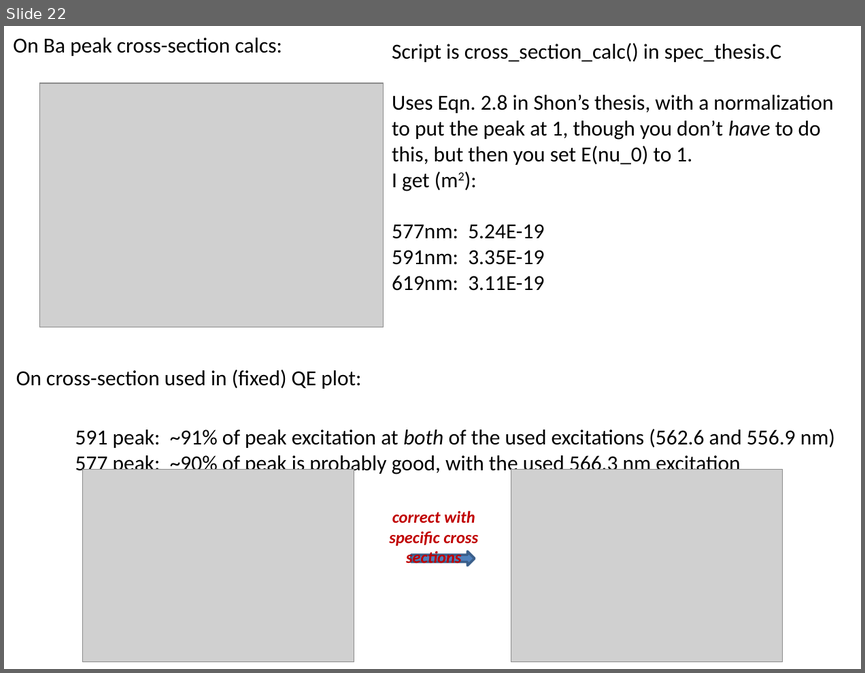
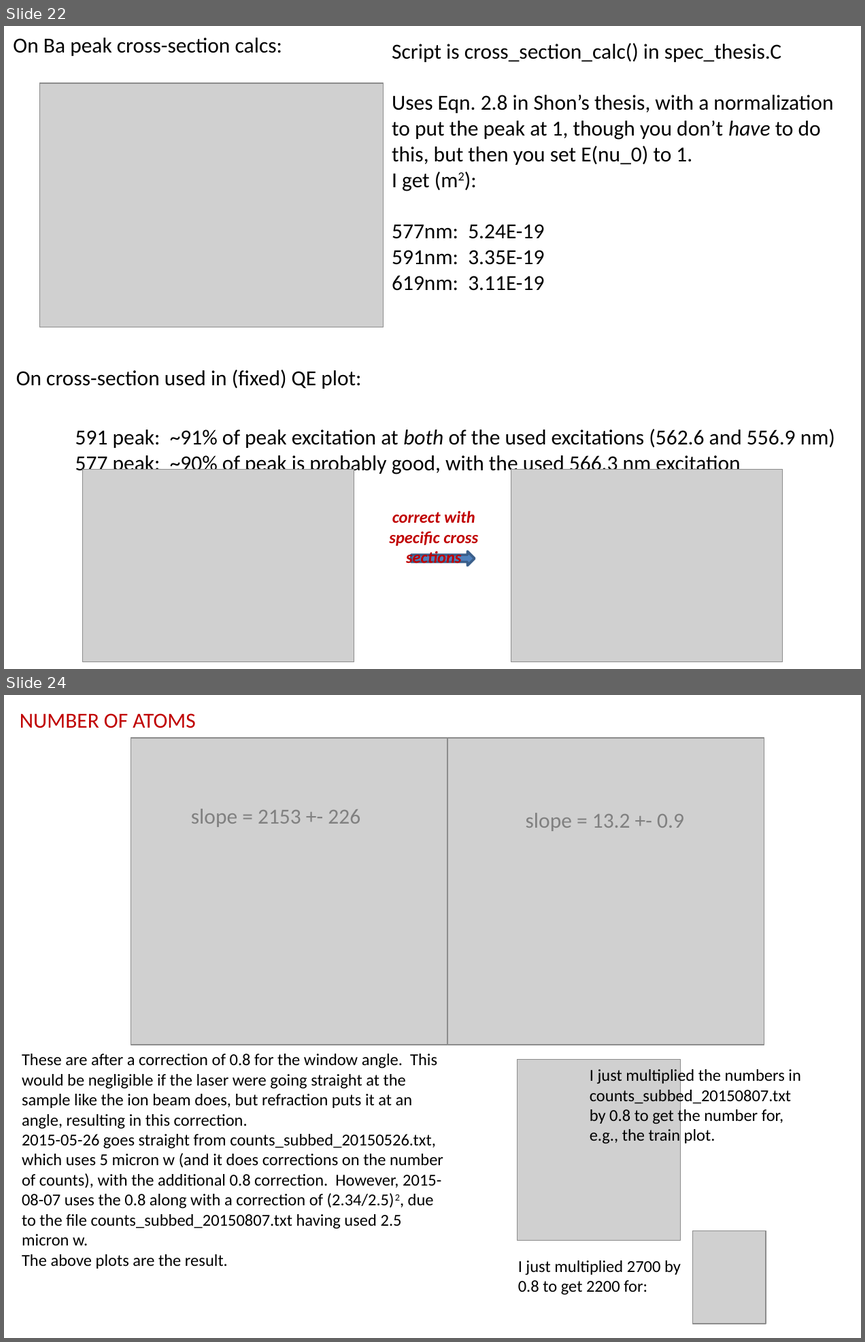
Before and after one commit to Waltmon/timthesis, a slide deck: thought_process.pptx. Shown one above the other, each under a label of ours: slide 22 before the commit, slides 22 and 24 after it; the slides between them are not shown. The pictures are 865x673 and 865x1342 pixels, drawn with LibreOffice and Linux fonts; fonts in the diff are those of the drawing; grey boxes stand for pictures. Boxes give left, top, right and bottom in pixels: in the first picture for what was removed or moved away, otherwise in the second. Text is boxed around its words. In the diff, an @@ line names an element or a change of style, - is before the commit and + after.

```diff
--- a/thought_process.pptx
+++ b/thought_process.pptx
@@ slide 24 added at (x1=4, y1=695, x2=861, y2=1338), background #FFFFFF @@
@@ text added at (x1=20, y1=713, x2=195, y2=728), 18 pt, text #C00000 @@
+NUMBER OF ATOMS
@@ picture added at (x1=130, y1=738, x2=447, y2=1045) @@
@@ picture added at (x1=448, y1=738, x2=764, y2=1045) @@
@@ text added at (x1=191, y1=809, x2=360, y2=827), 18 pt, text #808080 @@
+slope = 2153 +- 226
@@ text added at (x1=526, y1=813, x2=684, y2=831), 18 pt, text #808080 @@
+slope = 13.2 +- 0.9
@@ text added at (x1=22, y1=1053, x2=443, y2=1268), 14 pt, text #000000 @@
+These are after a correction of 0.8 for the window angle. This would be negligible if the laser were going straight at the sample like the ion beam does, but refraction puts it at an angle, resulting in this correction.
+2015-05-26 goes straight from counts_subbed_20150526.txt, which uses 5 micron w (and it does corrections on the number of counts), with the additional 0.8 correction. However, 2015-08-07 uses the 0.8 along with a correction of (2.34/2.5)2, due to the file counts_subbed_20150807.txt having used 2.5 micron w.
+The above plots are the result.
@@ picture added at (x1=517, y1=1059, x2=681, y2=1240) @@
@@ text added at (x1=589, y1=1067, x2=801, y2=1145), 14 pt, text #000000 @@
+I just multiplied the numbers in counts_subbed_20150807.txt by 0.8 to get the number for, e.g., the train plot.
@@ picture added at (x1=692, y1=1231, x2=766, y2=1323) @@
@@ text added at (x1=518, y1=1260, x2=681, y2=1295), 14 pt, text #000000 @@
+I just multiplied 2700 by 0.8 to get 2200 for:
```
Also in this commit, not shown: 1 other slide added, 43 other files.
